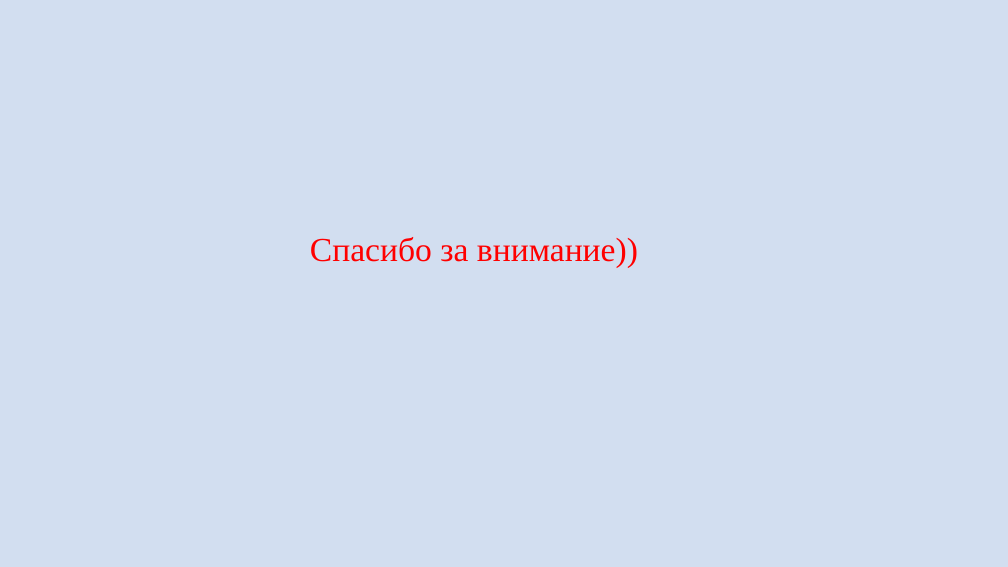
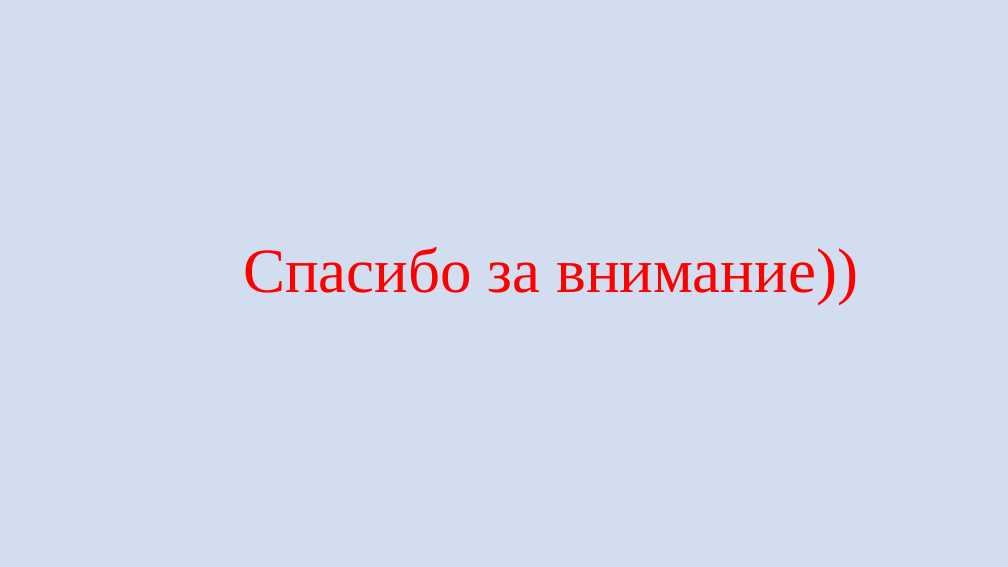
Before and after one commit to hmel1990/Project_final, a slide deck: slide 9 of Проект.pptx. Drawn at 1008x567 pixels with LibreOffice and Linux fonts; fonts in the diff are those of the drawing. Boxes give left, top, right and bottom in pixels: in the first picture for what was removed or moved away, otherwise in the second. Text is boxed around its words. In the diff, an @@ line names an element or a change of style, - is before the commit and + after.

```diff
--- a/Проект.pptx
+++ b/Проект.pptx
@@ text "Спасибо за внимание))": place and size @@
-text "Спасибо за внимание))" at (310,237,638,268)
+text "Спасибо за внимание))" at (243,247,858,305)
@@ text "Спасибо за внимание))" at (243,247,858,305): size 32 to 60 pt @@
```
Also in this commit, not shown: 1 other slide changed, 1 slide added, 1 slide removed, 3 other files.
